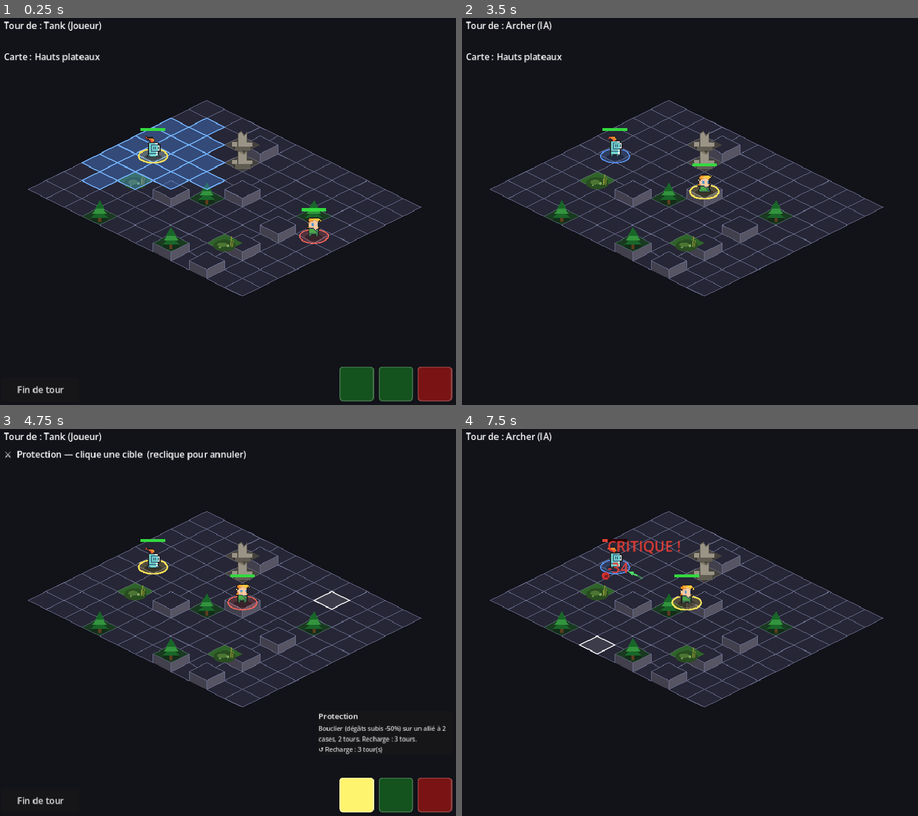
Above: before the commit, frames 1-4 (two rows, left to right).
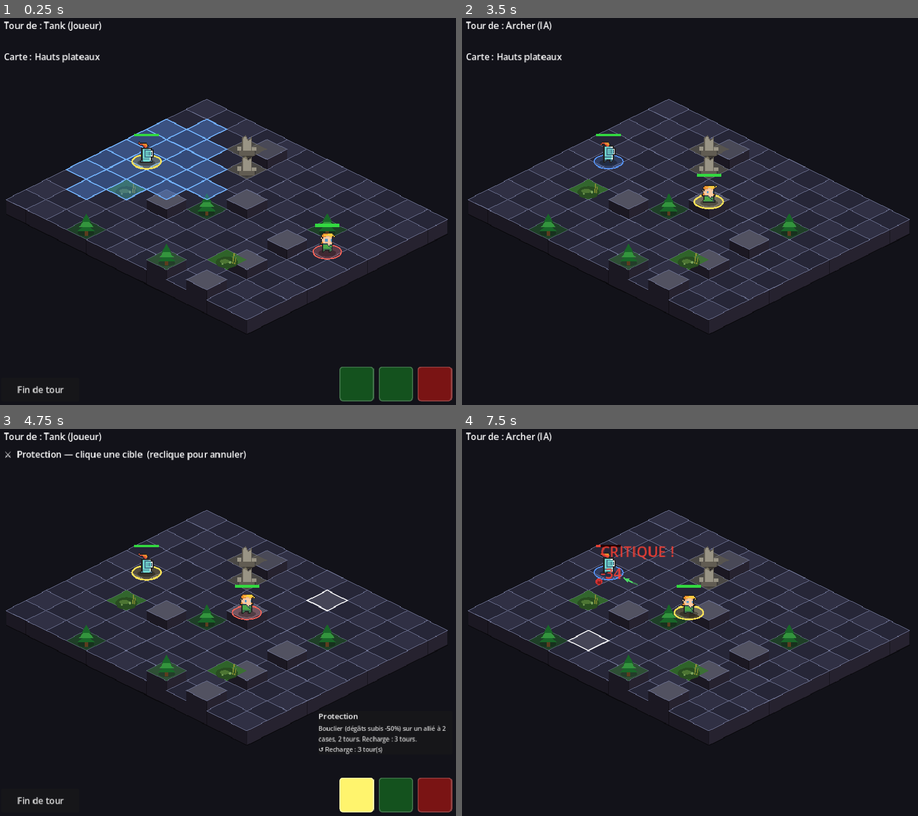
Above: after the commit, the same moments.

Repository: bodji27200-web/mon-jeux-video-
Game: Godot game, scene res://Main.tscn
The game is run twice, just before and just after one commit, with the same random seed, the same clock (stepped at 60 frames per second) and the same inputs. This scene is started directly instead of the project's main scene.
Inputs (mouse positions are in pixels of both pictures, inside the frame that each line leads up to):
- Up to frame 1 (0.25 s): no input
- Up to frame 2 (3.5 s): click (817, 385) at 0.52 s; click (858, 385) at 1.27 s; click (895, 385) at 2.02 s; click "Fin de tour" at 2.75 s
- Up to frame 3 (4.75 s): tap Enter (ui_accept) at 3.5, 3.77 s; move the mouse to (328, 603) at 3.52 s; click (328, 603) at 3.67 s; click (355, 796) at 4.27 s
- Up to frame 4 (7.5 s): click (858, 796) at 5.02 s; click (895, 796) at 5.77 s; click "Fin de tour" at 6.5 s; move the mouse to (594, 641) at 7.27 s; click (594, 641) at 7.42 s

The runs differ from the first frame. In frame 1, 13% of the frame differs, in the area x 1-99%, y 20-78%; in frame 2, 12%; in frame 3, 12%; in frame 4, 12%.

Commit message:
Vue diorama type Sword of Convallaria : blocs 3D, socle flottant, damier, cases agrandies

Diff:
--- a/Grid.gd
+++ b/Grid.gd
@@ -6,18 +6,26 @@
 const ROWS := 10
 const CELL_SIZE := 64  # conservé pour les rayons d'effets visuels (SkillFX)
 
-# --- Projection isométrique (vue inclinée type Into the Breach / XCOM) ---
-# Une case = un losange de TILE_W de large et TILE_H de haut (ratio 2:1).
-# Le gameplay reste sur des coordonnées de grille entières ; seule la conversion
-# case <-> écran change (cell_to_local / local_to_cell).
-const TILE_W := 64.0
-const TILE_H := 32.0
-# Décalage d'origine : pousse la grille pour que tout reste en coordonnées >= 0.
+# --- Projection isométrique « diorama » (type Sword of Convallaria) ---
+# Une case = un BLOC : losange-sommet (TILE_W × TILE_H, ratio 2:1) + faces
+# latérales visibles sur les bords de la carte et les dénivelés, comme une
+# maquette flottante. Le gameplay reste sur des coordonnées de grille entières ;
+# seule la conversion case <-> écran change (cell_to_local / local_to_cell).
+const TILE_W := 72.0
+const TILE_H := 36.0
+# Décalage d'origine : pousse la grille pour que tout reste en coordonnées >= 0
+# (le nœud Grid est lui-même à (60,130) dans Main.tscn : bord droit = 60+320+432 = 812 ≤ 832).
 const ISO_ORIGIN := Vector2(320.0, 40.0)
 # Relief : remontée visuelle (px) par niveau de hauteur (plateau surélevé).
-const HEIGHT_RISE := 16.0
-
-const COLOR_CELL := Color(0.15, 0.15, 0.21)
+const HEIGHT_RISE := 18.0
+# Épaisseur du socle du diorama (faces sous les bords de la carte).
+const EDGE_DEPTH := 26.0
+
+# Damier de sol (deux tons proches, comme SoC) + faces latérales en terre/pierre.
+const COLOR_TOP_A := Color(0.190, 0.190, 0.265)
+const COLOR_TOP_B := Color(0.150, 0.150, 0.215)
+const COLOR_WALL_L := Color(0.105, 0.095, 0.135)     # face avant-gauche (ombre)
+const COLOR_WALL_R := Color(0.150, 0.135, 0.185)     # face avant-droite
 const COLOR_LINE := Color(0.42, 0.44, 0.56)          # contour des cases (plus lisible)
 const COLOR_MOVE := Color(0.30, 0.55, 0.95, 0.35)    # cases de déplacement
 const COLOR_TARGET := Color(0.90, 0.25, 0.25, 0.40)  # cibles attaquables
@@ -35,14 +43,13 @@
 
 
 func _draw() -> void:
-	# Sol : un losange par case (du fond vers l'avant pour un recouvrement propre).
-	# Les cases en hauteur sont dessinées en plateau (parois + sommet relevé).
+	# Sol : un BLOC par case (du fond vers l'avant pour un recouvrement propre) :
+	# faces latérales (bords de carte + dénivelés) puis sommet en damier.
 	for row in ROWS:
 		for col in COLUMNS:
 			var cell := Vector2i(col, row)
-			if height_at(cell) > 0:
-				_draw_elevation_walls(cell)
-			_fill_cell(cell, COLOR_CELL)
+			_draw_block_sides(cell)
+			_fill_cell(cell, _top_color(cell))
 			_outline_cell(cell, COLOR_LINE, 1.0)
 	# Terrain tactique : losange teinté (zone d'effet) + décor vectoriel debout.
 	for cell in terrain:
@@ -81,21 +88,45 @@
 		c + Vector2(-TILE_W / 2.0, 0.0)])
 
 
-# Parois latérales d'un plateau surélevé : deux faces (avant-gauche, avant-droite)
-# du sommet relevé jusqu'au niveau du sol, en pierre (face droite plus claire).
-func _draw_elevation_walls(cell: Vector2i) -> void:
+# Damier du sol : deux tons alternés (lecture des cases sans grosse grille).
+# Les sommets des plateaux sont éclaircis : la hauteur se repère d'un coup d'œil.
+func _top_color(cell: Vector2i) -> Color:
+	var c := COLOR_TOP_A if (cell.x + cell.y) % 2 == 0 else COLOR_TOP_B
+	if height_at(cell) > 0:
+		c = c.lightened(0.16)
+	return c
+
+
+# Faces latérales du bloc d'une case (style diorama) : une face est visible
+# quand le voisin de devant (avant-gauche = row+1, avant-droite = col+1) est
+# hors carte (socle du diorama) ou plus bas (dénivelé d'un plateau).
+func _draw_block_sides(cell: Vector2i) -> void:
 	var top := cell_to_local_raised(cell)
-	var rise := Vector2(0.0, height_at(cell) * HEIGHT_RISE)
 	var L := top + Vector2(-TILE_W / 2.0, 0.0)
 	var B := top + Vector2(0.0, TILE_H / 2.0)
 	var R := top + Vector2(TILE_W / 2.0, 0.0)
-	var stone_l := Color(0.26, 0.25, 0.30)
-	var stone_r := Color(0.34, 0.33, 0.39)
-	draw_colored_polygon(PackedVector2Array([L, B, B + rise, L + rise]), stone_l)
-	draw_colored_polygon(PackedVector2Array([B, R, R + rise, B + rise]), stone_r)
-	draw_line(L, L + rise, COLOR_LINE, 1.0)
-	draw_line(B, B + rise, COLOR_LINE, 1.0)
-	draw_line(R, R + rise, COLOR_LINE, 1.0)
+	var h := height_at(cell)
+	var d_left := _wall_depth(h, cell + Vector2i(0, 1))   # face avant-gauche
+	if d_left > 0.0:
+		var v := Vector2(0.0, d_left)
+		draw_colored_polygon(PackedVector2Array([L, B, B + v, L + v]), COLOR_WALL_L)
+		draw_line(L + v, B + v, Color(0.0, 0.0, 0.0, 0.55), 1.5)
+	var d_right := _wall_depth(h, cell + Vector2i(1, 0))  # face avant-droite
+	if d_right > 0.0:
+		var v := Vector2(0.0, d_right)
+		draw_colored_polygon(PackedVector2Array([B, R, R + v, B + v]), COLOR_WALL_R)
+		draw_line(B + v, R + v, Color(0.0, 0.0, 0.0, 0.55), 1.5)
+	if d_left > 0.0 or d_right > 0.0:
+		# Arête verticale avant (jonction des deux faces), pour marquer le bloc.
+		draw_line(B, B + Vector2(0.0, max(d_left, d_right)), Color(0.0, 0.0, 0.0, 0.40), 1.0)
+
+
+# Profondeur (px) de la face vers le voisin donné : socle complet hors carte,
+# dénivelé si le voisin est plus bas, rien sinon (face cachée).
+func _wall_depth(h: int, neighbor: Vector2i) -> float:
+	if not is_inside(neighbor):
+		return h * HEIGHT_RISE + EDGE_DEPTH
+	return max(0.0, float(h - height_at(neighbor)) * HEIGHT_RISE)
 
 
 func _fill_cell(cell: Vector2i, color: Color) -> void:
Not shown, changed: CLAUDE.md
